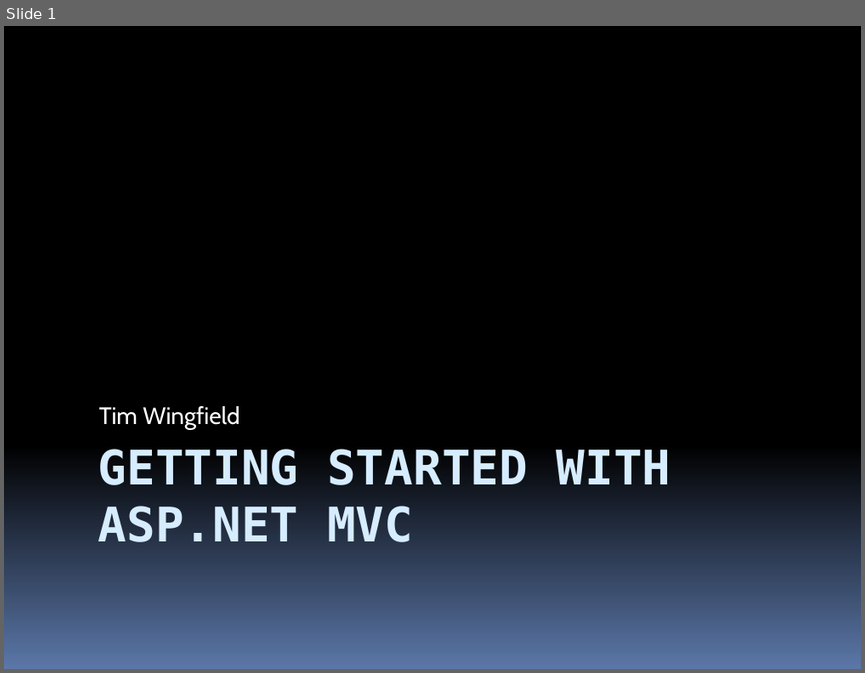
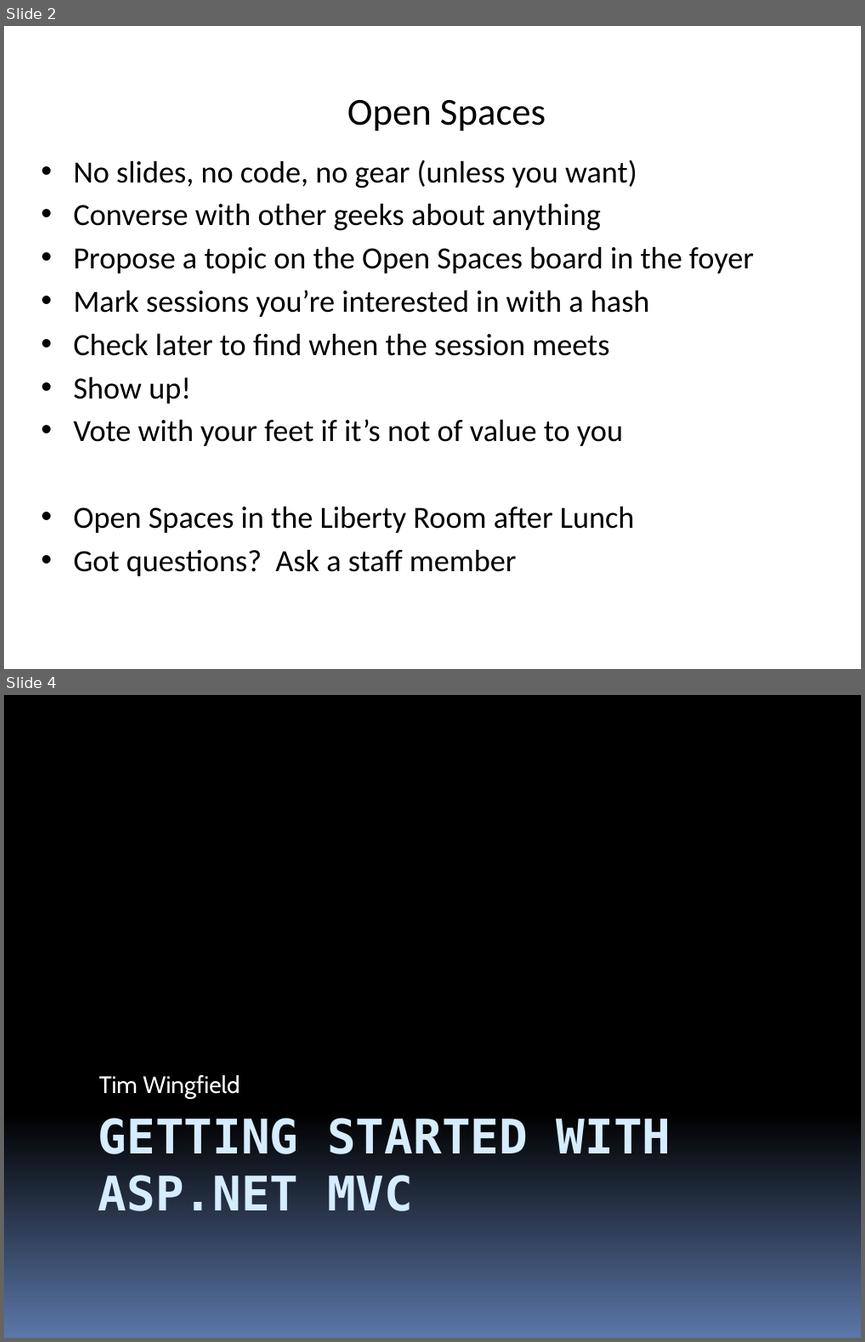
Before and after one commit to stevenharman/codeincubator, a slide deck: Samples/Getting-Started-With-MVC/Getting Started with MVC.pptx. Shown one above the other, each under a label of ours: slide 1 before the commit, slides 2 and 4 after it; the slides between them are not shown. The pictures are 865x673 and 865x1342 pixels, drawn with LibreOffice and Linux fonts; fonts in the diff are those of the drawing. Boxes give left, top, right and bottom in pixels: in the first picture for what was removed or moved away, otherwise in the second. Text is boxed around its words. In the diff, an @@ line names an element or a change of style, - is before the commit and + after.

```diff
--- a/Samples/Getting-Started-With-MVC/Getting Started with MVC.pptx
+++ b/Samples/Getting-Started-With-MVC/Getting Started with MVC.pptx
@@ slide 2 added at bbox=[4, 26, 861, 669], background #FFFFFF @@
@@ title added at bbox=[347, 100, 545, 131], 32 pt, text #000000 @@
+Open Spaces
@@ text added at bbox=[74, 159, 754, 576], 25.9 pt, text #000000 @@
+• No slides, no code, no gear (unless you want)
+• Converse with other geeks about anything
+• Propose a topic on the Open Spaces board in the foyer
+• Mark sessions you’re interested in with a hash
+• Check later to find when the session meets
+• Show up!
+• Vote with your feet if it’s not of value to you
+• Open Spaces in the Liberty Room after Lunch
+• Got questions? Ask a staff member
@@ what was slide 1 is now slide 4 @@
```
Also in this commit, not shown: 3 other slides added.
